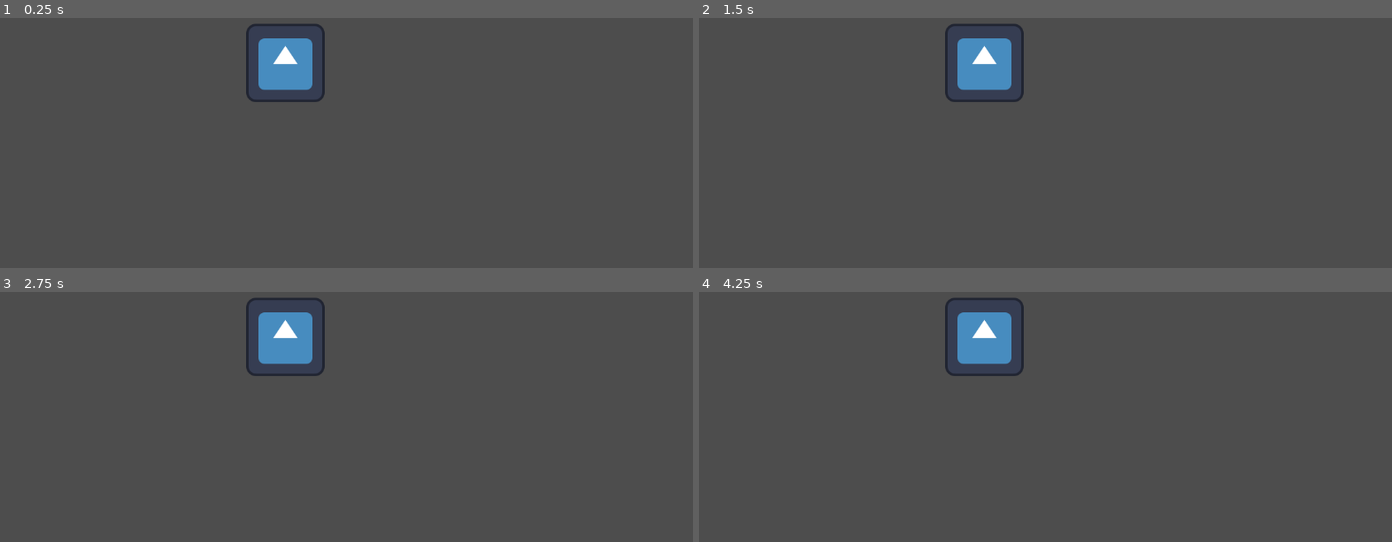
Above: before the commit, frames 1-4 (two rows, left to right).
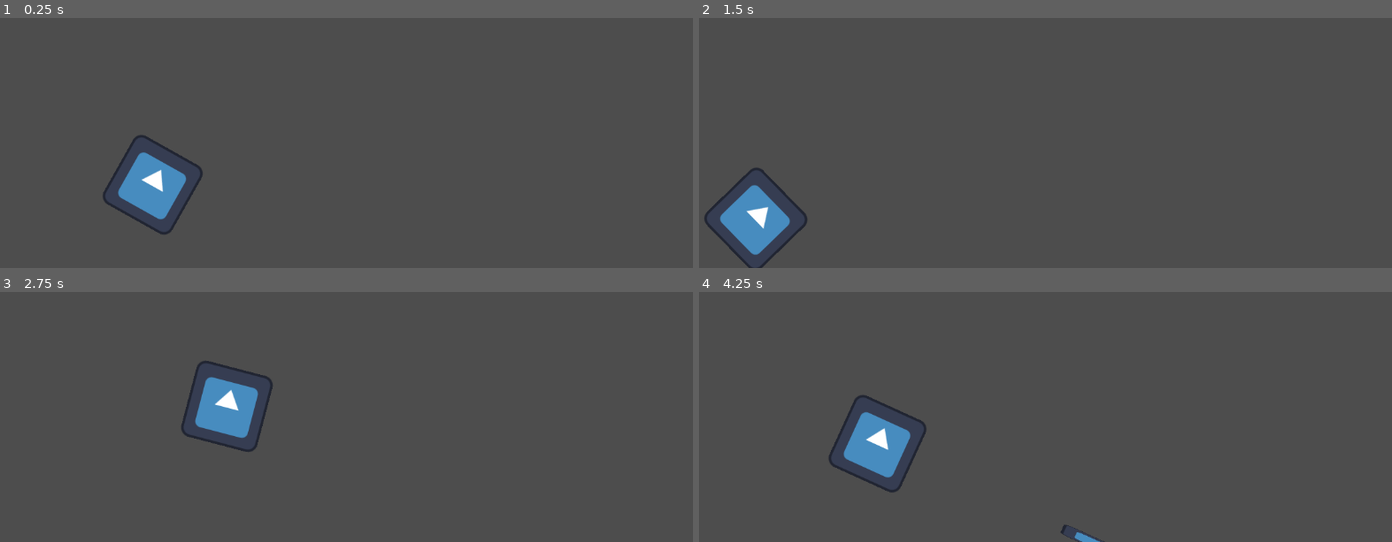
Above: after the commit, the same moments.

Repository: ChaosWaffle1/AIMBOT
Game: Godot game, scene res://scenes/gun.tscn
Two runs of this game, one before a commit and one after it. Both use one fixed random seed, a clock stepped at 60 frames per second and the inputs below. This scene is started directly instead of the project's main scene. The engine's default icon, where the game draws it, is replaced by a stand-in: a white triangle on a blue panel in a dark square.
Inputs (mouse positions are in pixels of both pictures, inside the frame that each line leads up to):
- Up to frame 1 (0.25 s): no input
- Up to frame 2 (1.5 s): tap Enter (ui_accept) at 0.5, 0.6, 0.77, 1.07 s; move the mouse to (1191, 50) at 0.52 s; move the mouse to (899, 90) at 1.27 s; click (899, 90) at 1.35 s
- Up to frame 3 (2.75 s): tap Enter (ui_accept) at 1.52, 1.55, 1.82, 2, 2.1 s; move the mouse to (outside the picture) at 2.02 s
- Up to frame 4 (4.25 s): tap Enter (ui_accept) at 2.75, 3.02, 3.05, 3.32, 3.5, 3.6, 3.77, 4.07 s; move the mouse to (1003, 422) at 2.77 s; click (1003, 422) at 2.85 s; move the mouse to (1253, 402) at 3.52 s

The runs differ from the first frame. In frame 1, 4.2% of the frame differs, in the area x 14-47%, y 2-87%; in frame 2, 4.1%; in frame 3, 4.1%; in frame 4, 4.3%, in the area x 18-59%, y 2-100%.
Error before the commit: Parse Error: Expected ":" after "if" condition. (res://scenes/gun.gd:5)

Commit message:
Fixed errors in gun script

Diff:
--- a/scenes/bullet.tscn
+++ b/scenes/bullet.tscn
@@ -1,7 +1,8 @@
 [gd_scene load_steps=4 format=3 uid="uid://cqpt38f65bnyy"]
 
 [ext_resource type="Texture2D" uid="uid://1k6eo65xbgoa" path="res://icon.svg" id="1_hf8mt"]
-[ext_resource type="Script" uid="uid://bu1tqry5ax7fk" path="res://scenes/bullets.gd" id="1_p1sfj"]
+[ext_resource type="Script" uid="uid://bu1tqry5ax7fk" path="res://scripts/bullets.gd" id="1_p1sfj"]
+
 
 [sub_resource type="RectangleShape2D" id="RectangleShape2D_p1sfj"]
 size = Vector2(156, 18.5)
--- a/scenes/gun.tscn
+++ b/scenes/gun.tscn
@@ -1,7 +1,8 @@
 [gd_scene load_steps=4 format=3 uid="uid://bfqcepqvird0d"]
 
 [ext_resource type="Texture2D" uid="uid://1k6eo65xbgoa" path="res://icon.svg" id="1_gp53h"]
-[ext_resource type="Script" uid="uid://bpgkbjry0ixhh" path="res://scenes/gun.gd" id="1_h5px7"]
+[ext_resource type="Script" uid="uid://bpgkbjry0ixhh" path="res://scripts/gun.gd" id="1_h5px7"]
+
 
 [sub_resource type="RectangleShape2D" id="RectangleShape2D_h5px7"]
 size = Vector2(128, 128)
--- a/scenes/gun.gd
+++ b/scripts/gun.gd
@@ -2,10 +2,10 @@
 var bullet_path=preload("res://scenes/Bullet.tscn")
 func _physics_process(delta):
 	look_at(get_global_mouse_position())
-	if Input.is_action_just_pressed("ui_accept")
+	if Input.is_action_just_pressed("ui_accept"):
 		fire()
 
-func fire()
+func fire():
 	var bullet=bullet_path.instantiate()
 	bullet.dir=rotation
 	bullet.pos=$Node2D.global_position
Renamed: scenes/bullets.gd -> scripts/bullets.gd
Renamed: scenes/bullets.gd.uid -> scripts/bullets.gd.uid
Renamed: scenes/gun.gd.uid -> scripts/gun.gd.uid
